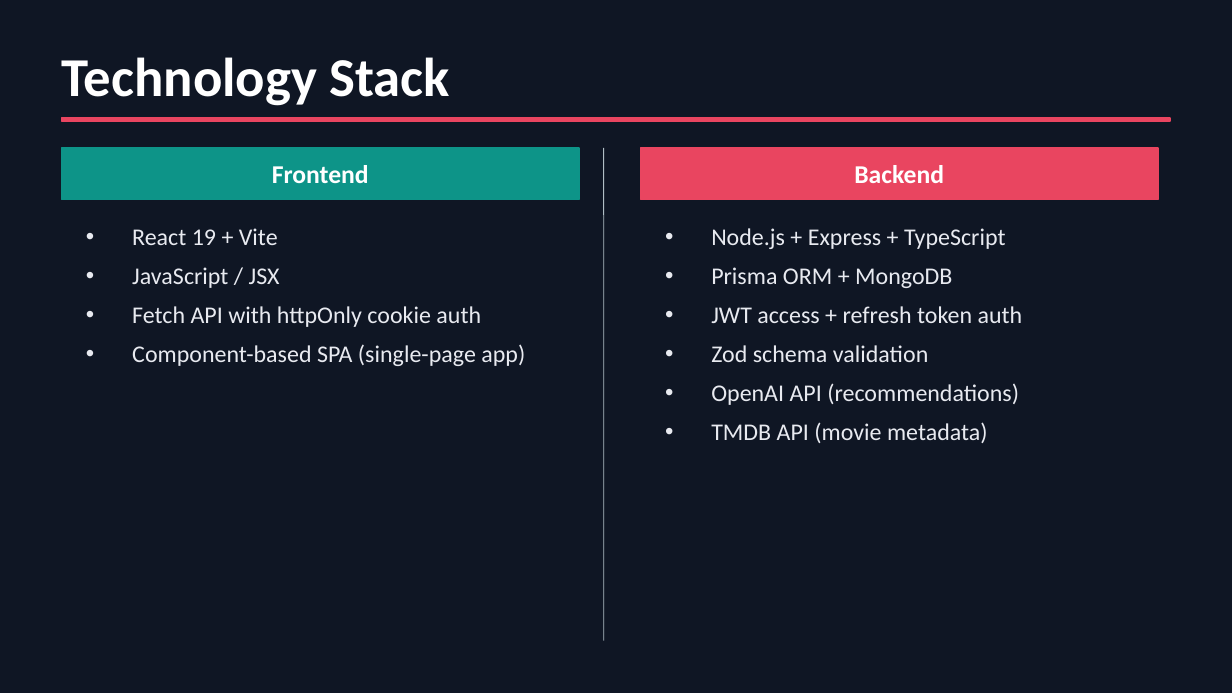
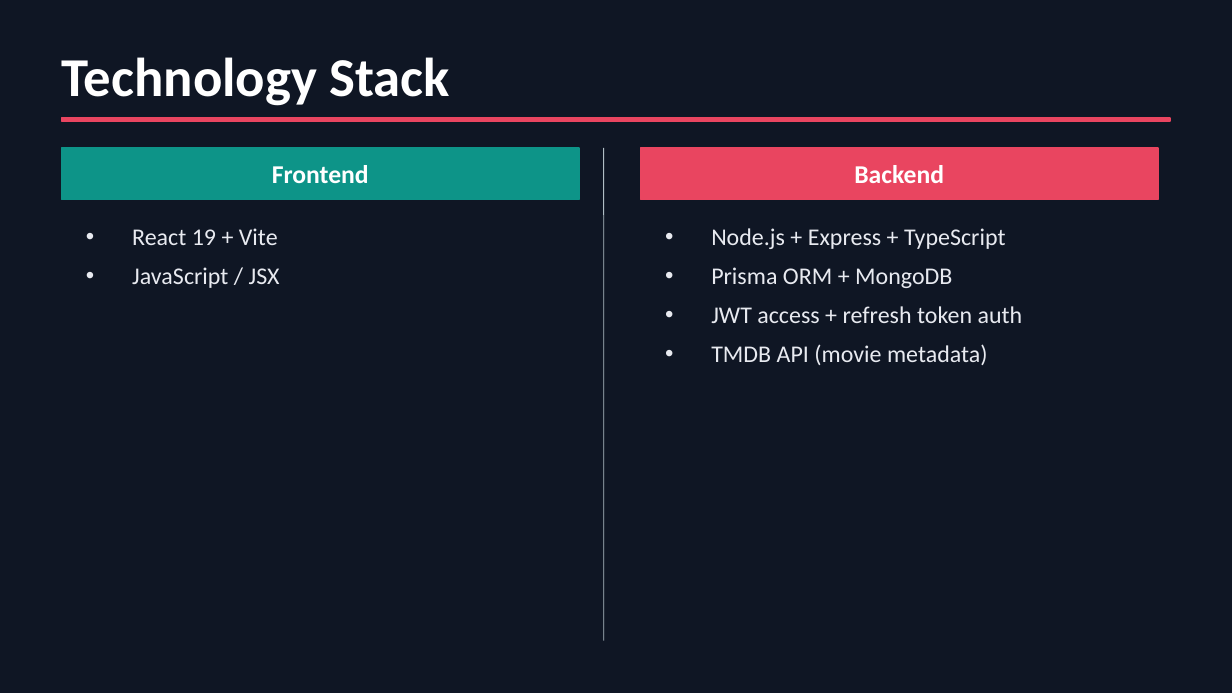
Before and after one commit to mingooyen/CS4398SoftwareEngineeringProject, a slide deck: slide 3 of submission/10_presentation.pptx. Drawn at 1232x693 pixels with LibreOffice and Linux fonts; fonts in the diff are those of the drawing. Boxes give left, top, right and bottom in pixels: in the first picture for what was removed or moved away, otherwise in the second. Text is boxed around its words. In the diff, an @@ line names an element or a change of style, - is before the commit and + after.

```diff
--- a/submission/10_presentation.pptx
+++ b/submission/10_presentation.pptx
@@ text at (132,306,525,366): paragraphs removed @@
-• Fetch API with httpOnly cookie auth
-• Component-based SPA (single-page app)
@@ text at (711,345,1019,405): paragraphs removed @@
-• Zod schema validation
-• OpenAI API (recommendations)
```
Also in this commit, not shown: 5 other slides changed, 4 slides added, 1 slide removed.
